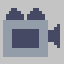
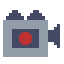
Layers edited between the first and the second 64px x 64px image:
painted on "Layer #1" over [6, 8, 45, 45]
added layer "Layer #2" above "Layer" over [6, 10, 45, 20]
"Layer": opacity 23% → 0% over [0, 0, 64, 64]